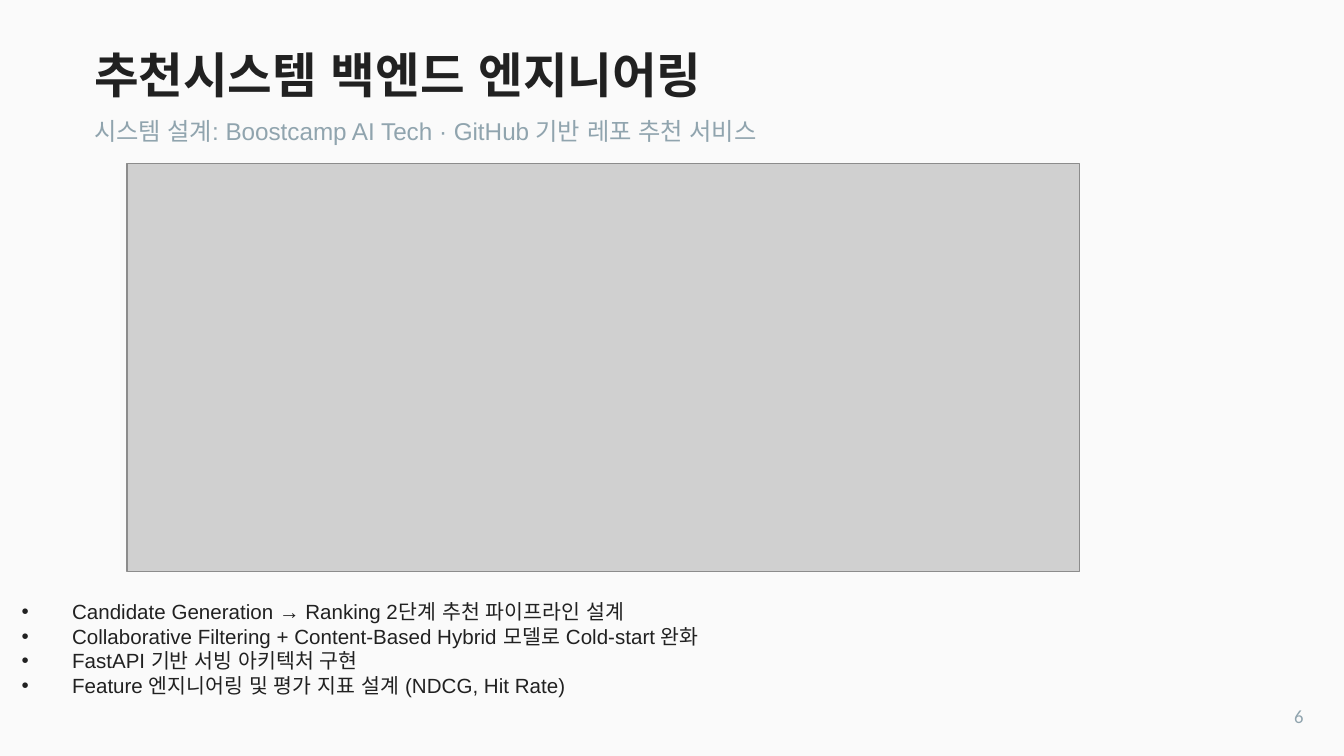
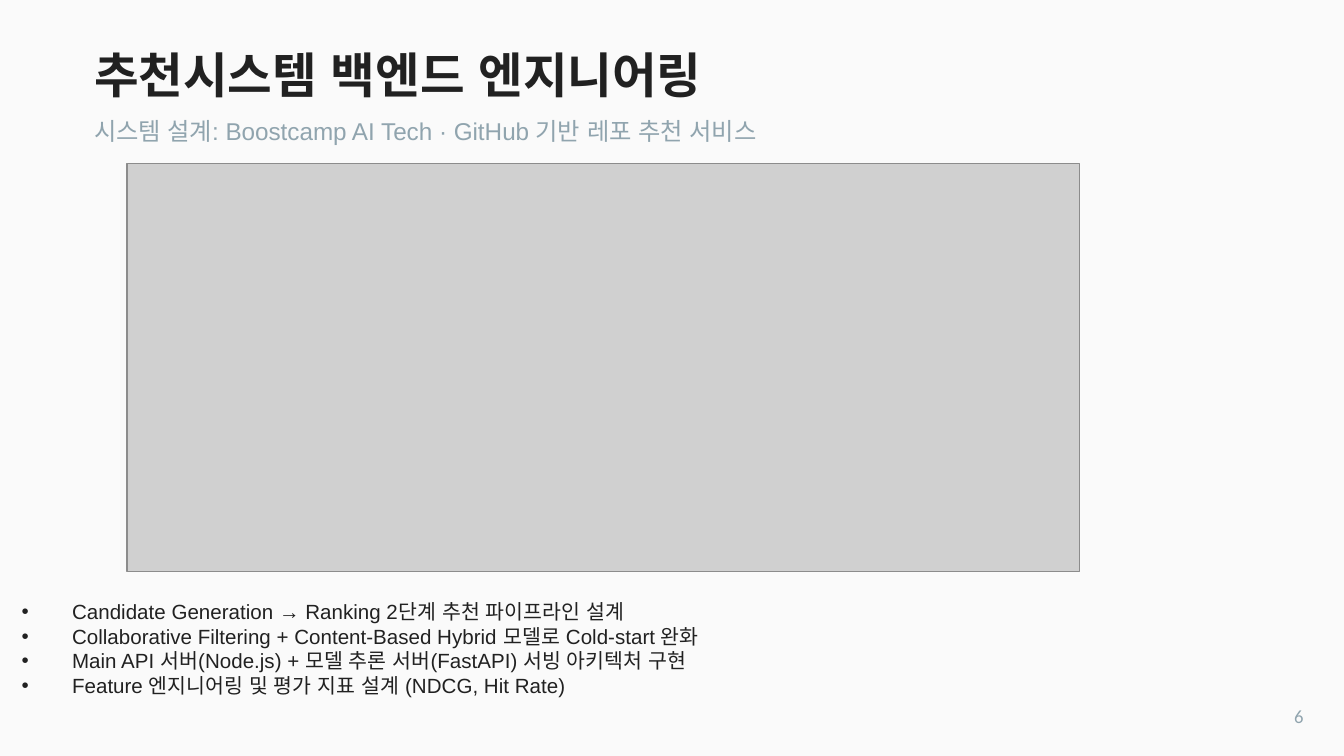
Before and after one commit to hawe66/hawe66.github.io, a slide deck: slide 6 of data/포트폴리오_조영하.pptx. Drawn at 1344x756 pixels with LibreOffice and Linux fonts; fonts in the diff are those of the drawing; grey boxes stand for pictures. Boxes give left, top, right and bottom in pixels: in the first picture for what was removed or moved away, otherwise in the second. Text is boxed around its words. In the diff, an @@ line names an element or a change of style, - is before the commit and + after.

```diff
--- a/data/포트폴리오_조영하.pptx
+++ b/data/포트폴리오_조영하.pptx
@@ text at (72,648,686,673): text changed @@
-• FastAPI 기반 서빙 아키텍처 구현
+• Main API 서버(Node.js) + 모델 추론 서버(FastAPI) 서빙 아키텍처 구현
```
Also in this commit, not shown: 4 other slides changed, 2 slides added, 3 other files.
